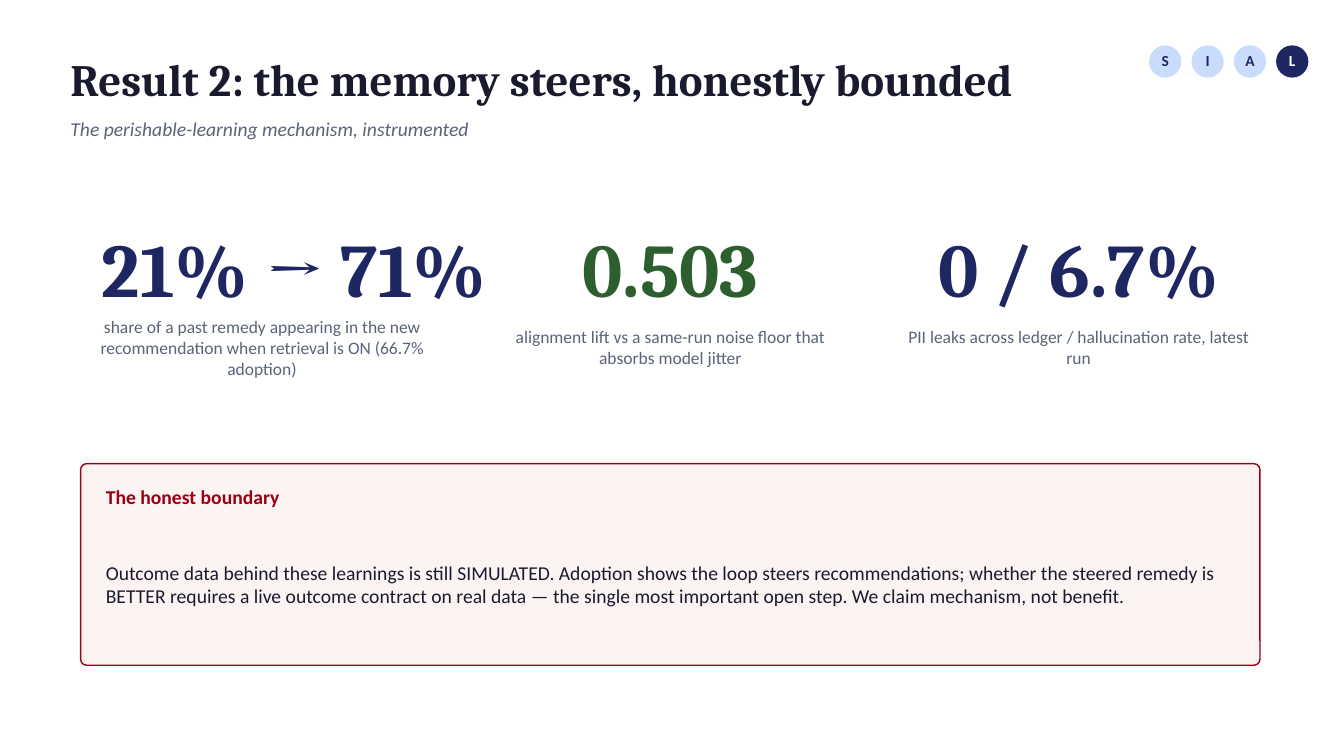
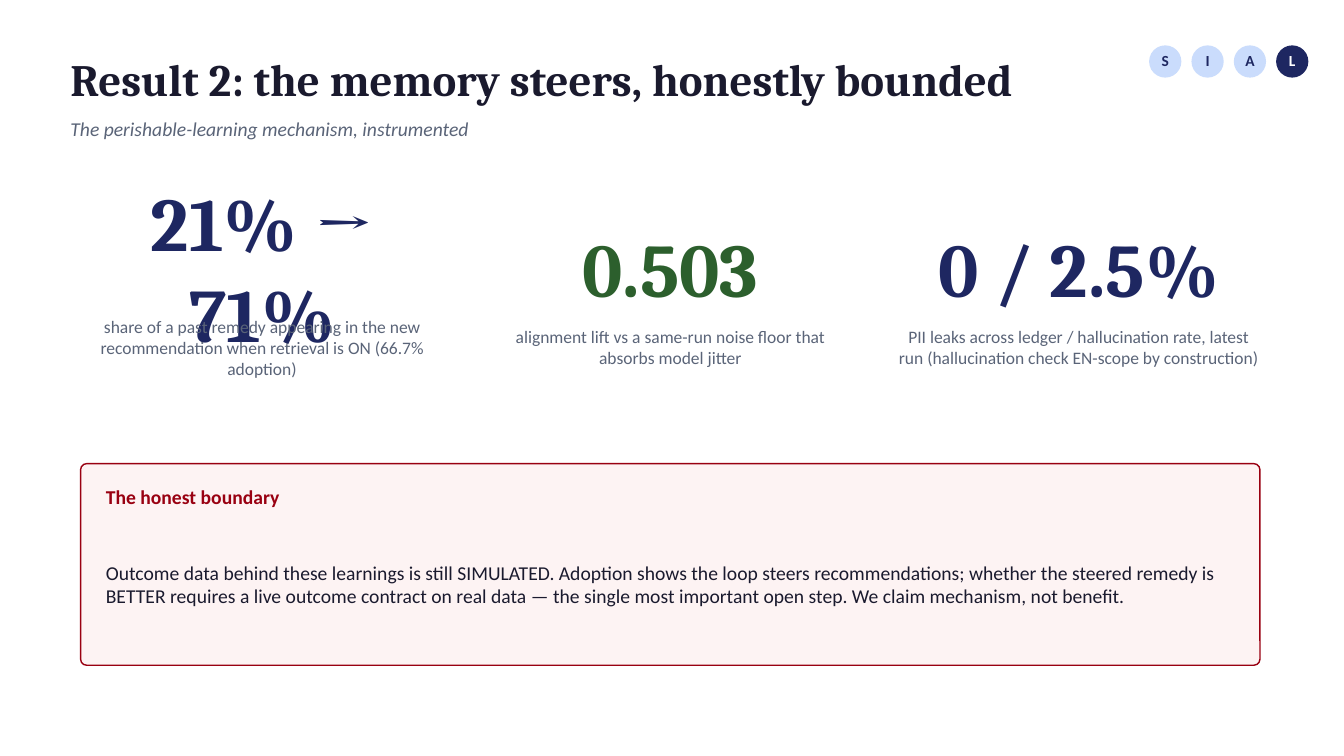
Before and after one commit to fogu13/CLARA, a slide deck: slide 9 of thesis/defense/defense_deck.pptx. Drawn at 1344x756 pixels with LibreOffice and Linux fonts; fonts in the diff are those of the drawing. Boxes give left, top, right and bottom in pixels: in the first picture for what was removed or moved away, otherwise in the second. Text is boxed around its words. In the diff, an @@ line names an element or a change of style, - is before the commit and + after.

```diff
--- a/thesis/defense/defense_deck.pptx
+++ b/thesis/defense/defense_deck.pptx
@@ text "21% → 71%" rewrapped from box(102, 245, 487, 299) to box(151, 199, 335, 354) @@
@@ text at box(938, 245, 1219, 299): text changed @@
-0 / 6.7%
+0 / 2.5%
@@ text at box(899, 331, 1258, 367): text changed @@
-PII leaks across ledger / hallucination rate, latest run
+PII leaks across ledger / hallucination rate, latest run (hallucination check EN-scope by construction)
```
Also in this commit, not shown: 5 other slides changed, 5 other files.
